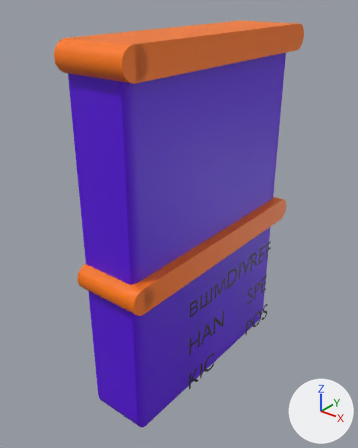
What one commit did to the Blender file Assets/cardGKheroes.blend.
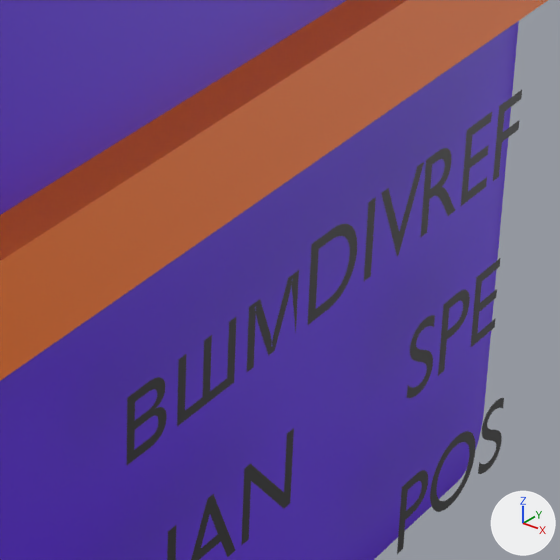
There are two pictures of each version: one whole from a 50 mm lens placed at (9.23, -12.24, 7.21), pointed at (-0.23, -0.42, -0.11), one close up on the part from 46% to 78% of the width and 50% to 75% of the height. Lighting does not change. The marker at lower right points along +X, +Y and +Z. Text is drawn in Blender's own font.

The older version as bpy lines, for what is in view:
```python
txt_текст = bpy.data.curves.new('Текст', 'FONT')
txt_текст.body = 'HAN'
txt_текст.materials.append(mat_material_001)  # black #000000
txt_текст.size = 1.32
txt_текст_001 = bpy.data.curves.new('Текст.001', 'FONT')
txt_текст_001.body = 'вшмDIV'
txt_текст_001.materials.append(mat_material_001)  # black #000000
txt_текст_001.size = 1.32
txt_текст_004 = bpy.data.curves.new('Текст.004', 'FONT')
txt_текст_004.body = 'SPE'
txt_текст_004.materials.append(mat_material_004)  # black #000000
txt_текст_004.size = 1.32
ob_текст = bpy.data.objects.new('Текст', txt_текст)
ob_текст.location = (1.428, -2.017, -3.859)
ob_текст.rotation_euler = (1.571, 0.0, 1.571)  # degrees (90, 0, 90)
ob_текст.scale = (0.75, 0.75, 1.0)
ob_текст_001 = bpy.data.objects.new('Текст.001', txt_текст_001)
ob_текст_001.location = (1.428, -2.017, -2.359)
ob_текст_001.rotation_euler = (1.571, 0.0, 1.571)  # degrees (90, 0, 90)
ob_текст_001.scale = (0.75, 0.75, 1.0)
ob_текст_004 = bpy.data.objects.new('Текст.004', txt_текст_004)
ob_текст_004.location = (1.428, 1.644, -3.859)
ob_текст_004.rotation_euler = (1.571, 0.0, 1.571)  # degrees (90, 0, 90)
ob_текст_004.scale = (0.75, 0.75, 1.0)
# also in view: 'Куб' at (0.0, 0.0, 0.0); 'Текст.005' at (1.43, 2.55, -5.02); 'Текст.003' at (1.43, 2.45, -2.02); 'Цилиндр.001' at (0.2, 0.01, -0.7)
```
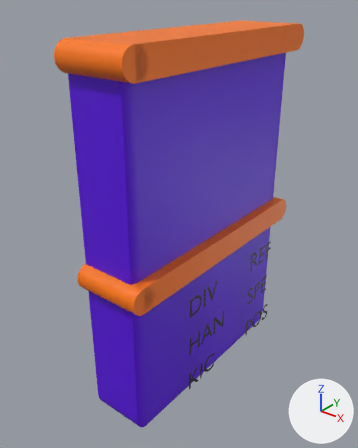
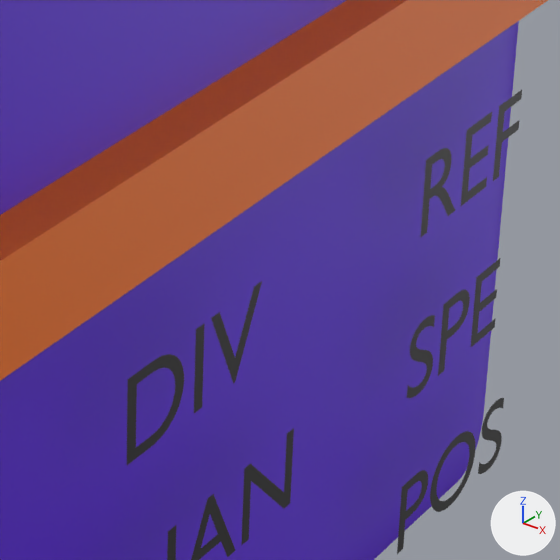
Boxes (x1, y1, x2, y2) around the edits, measured in the close-ups (560 x 560 px):
'Текст.001', text changed, moved: before (127, 162, 424, 465); after (167, 428, 294, 560)
'Текст', text changed, moved: before (167, 428, 294, 560); after (127, 281, 262, 465)

Edits to the bpy script that builds the scene:
```text
Change txt_текст:
    txt_текст.body: 'HAN' -> 'DIV'
Change txt_текст_001:
    remove txt_текст_001.materials.append(mat_material_001)  # black #000000
    txt_текст_001.body: 'вшмDIV' -> 'HAN'
    add txt_текст_001.materials.append(mat_material_003)  # black #000000
Change ob_текст:
    ob_текст.location: (1.428, -2.017, -3.859) -> (1.428, -2.017, -2.359)
Change ob_текст_001:
    ob_текст_001.location: (1.428, -2.017, -2.359) -> (1.428, -2.017, -3.859)
```
